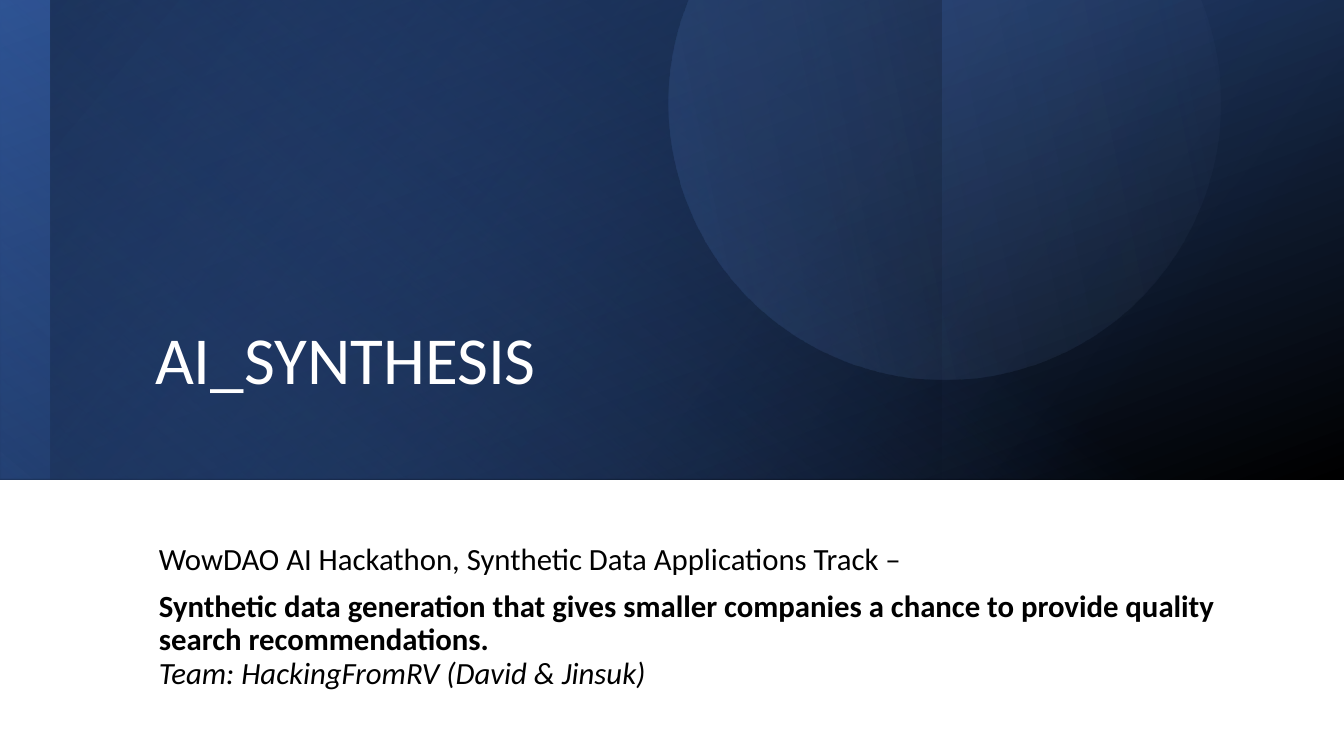
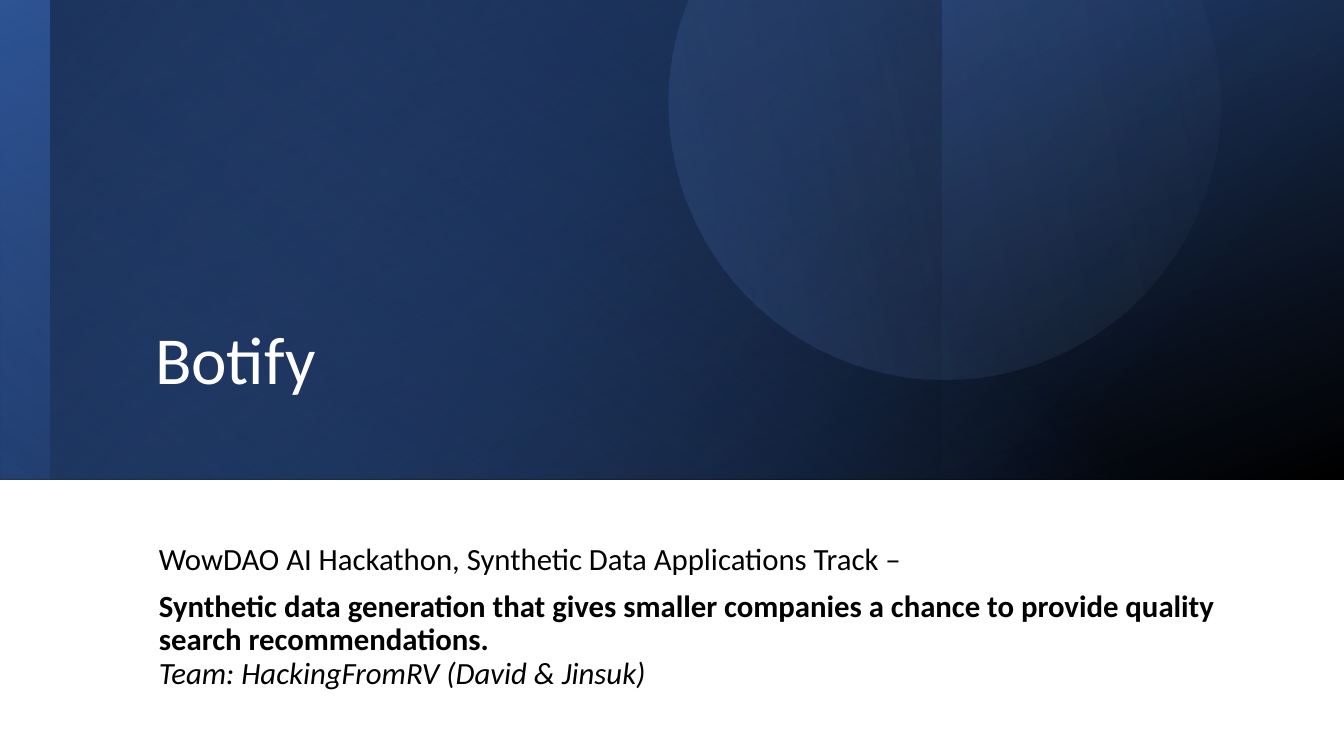
Before and after one commit to drcdev-gh/wowdao-synthdata, a slide deck: slide 1 of synthdatagen_demo.pptx. Drawn at 1344x756 pixels with LibreOffice and Linux fonts; fonts in the diff are those of the drawing. Boxes give left, top, right and bottom in pixels: in the first picture for what was removed or moved away, otherwise in the second. Text is boxed around its words. In the diff, an @@ line names an element or a change of style, - is before the commit and + after.

Commit message:
name update

```diff
--- a/synthdatagen_demo.pptx
+++ b/synthdatagen_demo.pptx
@@ title at (155,337,315,395): text changed @@
-AI_SYNTHESIS
+Botify
```
